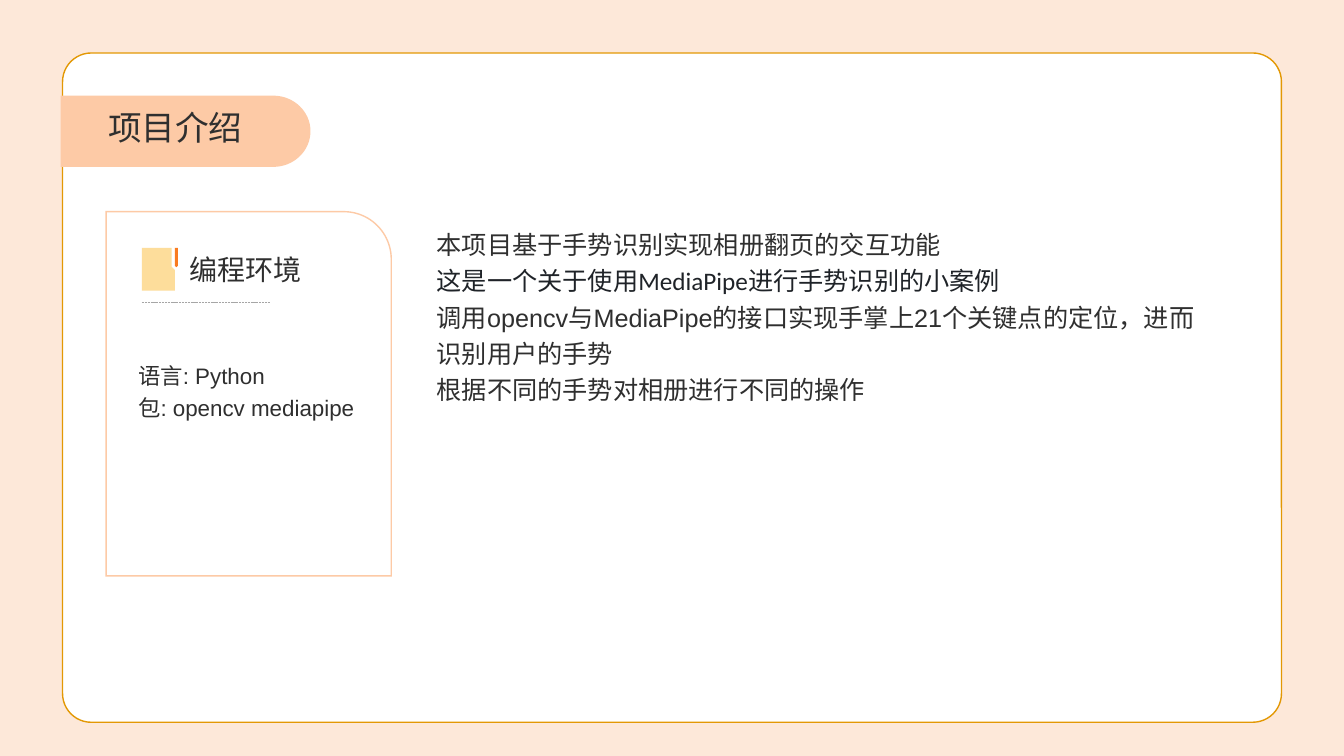
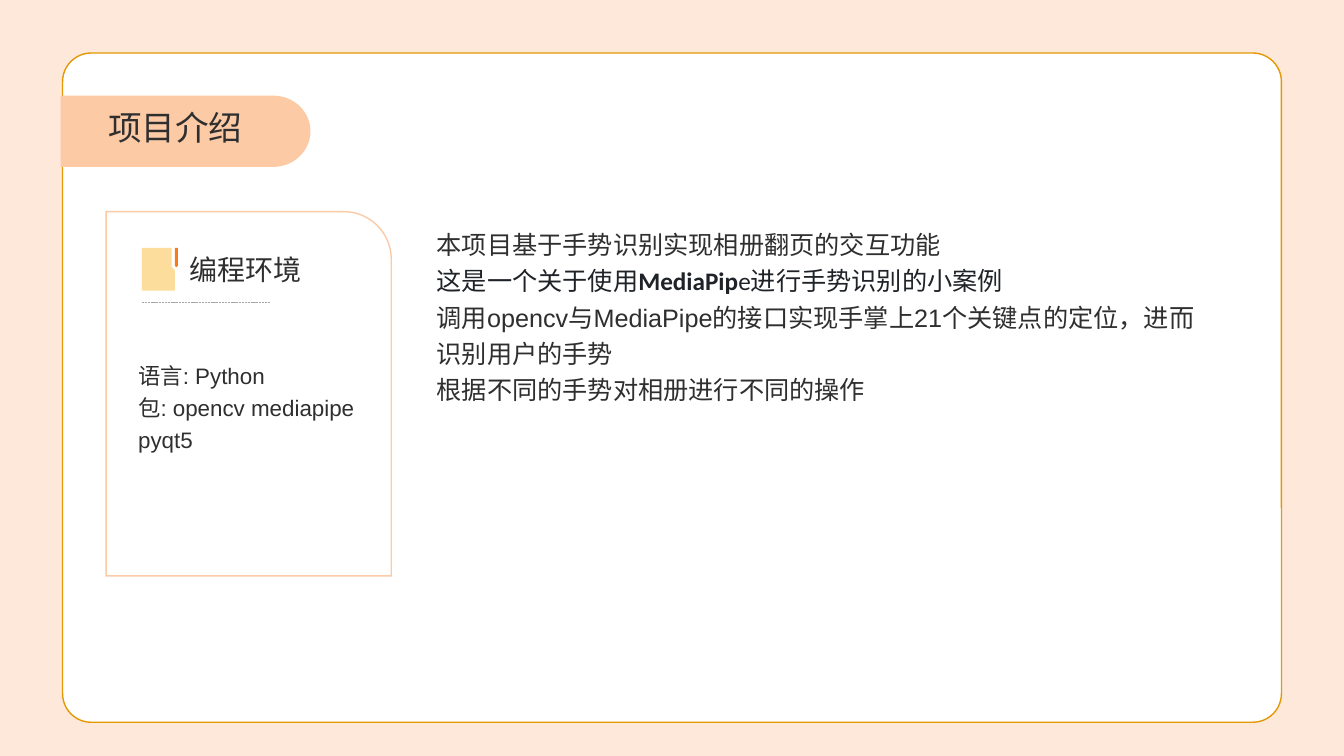
Before and after one commit to luxingzhi27/hci_final_project_hand_gesture_recognition, a slide deck: slide 4 of 一个基于手势识别的图像浏览器.pptx. Drawn at 1344x756 pixels with LibreOffice and Linux fonts; fonts in the diff are those of the drawing; background and template pictures are left out. Boxes give left, top, right and bottom in pixels: in the first picture for what was removed or moved away, otherwise in the second. Text is boxed around its words. In the diff, an @@ line names an element or a change of style, - is before the commit and + after.

```diff
--- a/一个基于手势识别的图像浏览器.pptx
+++ b/一个基于手势识别的图像浏览器.pptx
@@ text at [437, 269, 1003, 294]: bold on in "这是一个关于使用MediaPipe进行手势识别的小案例" @@
@@ text at [138, 397, 354, 453]: text changed @@
-包: opencv mediapipe
+包: opencv mediapipe pyqt5
```
Also in this commit, not shown: 1 other slide changed, 6 slides added, 2 slides removed.
